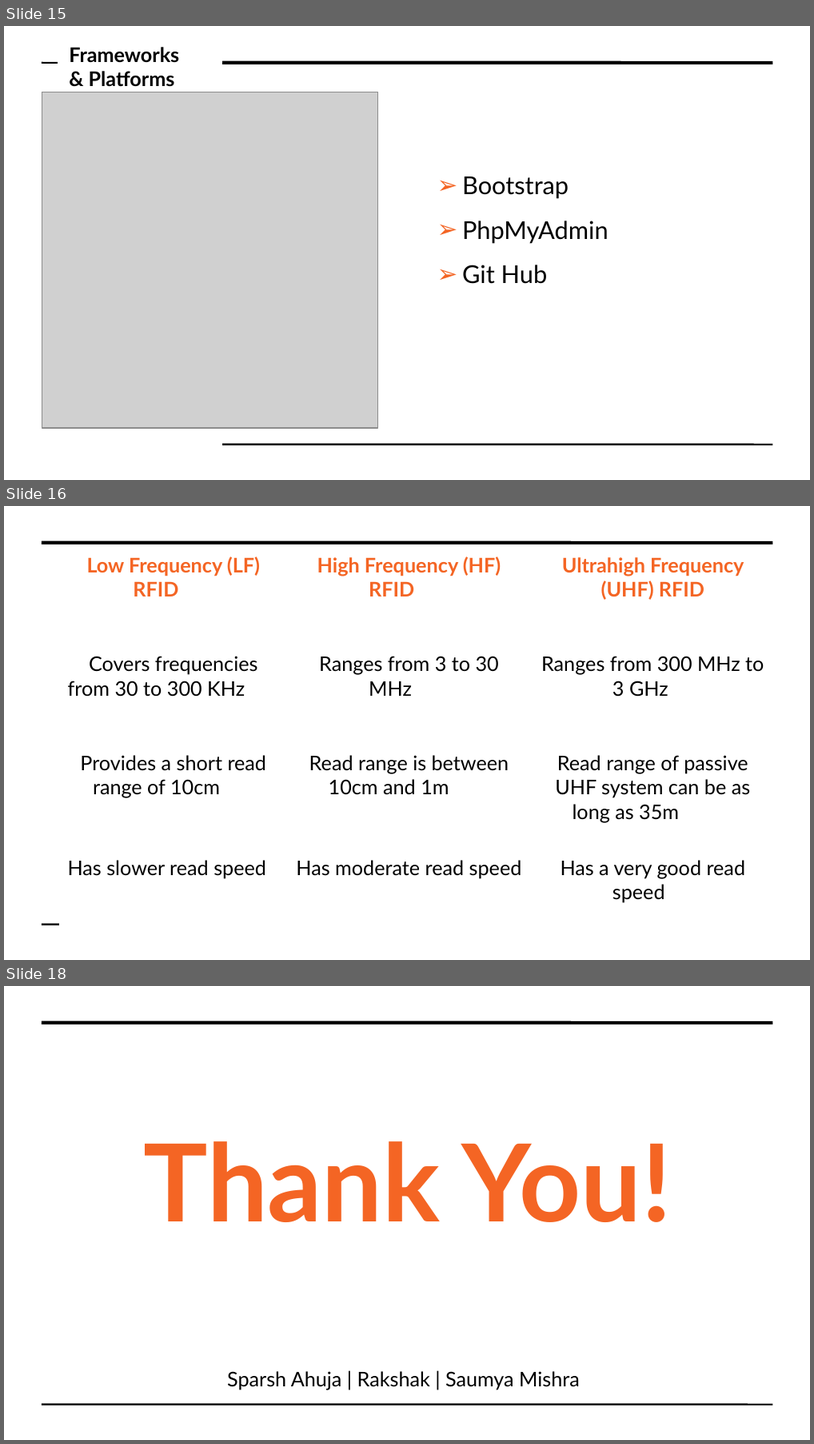
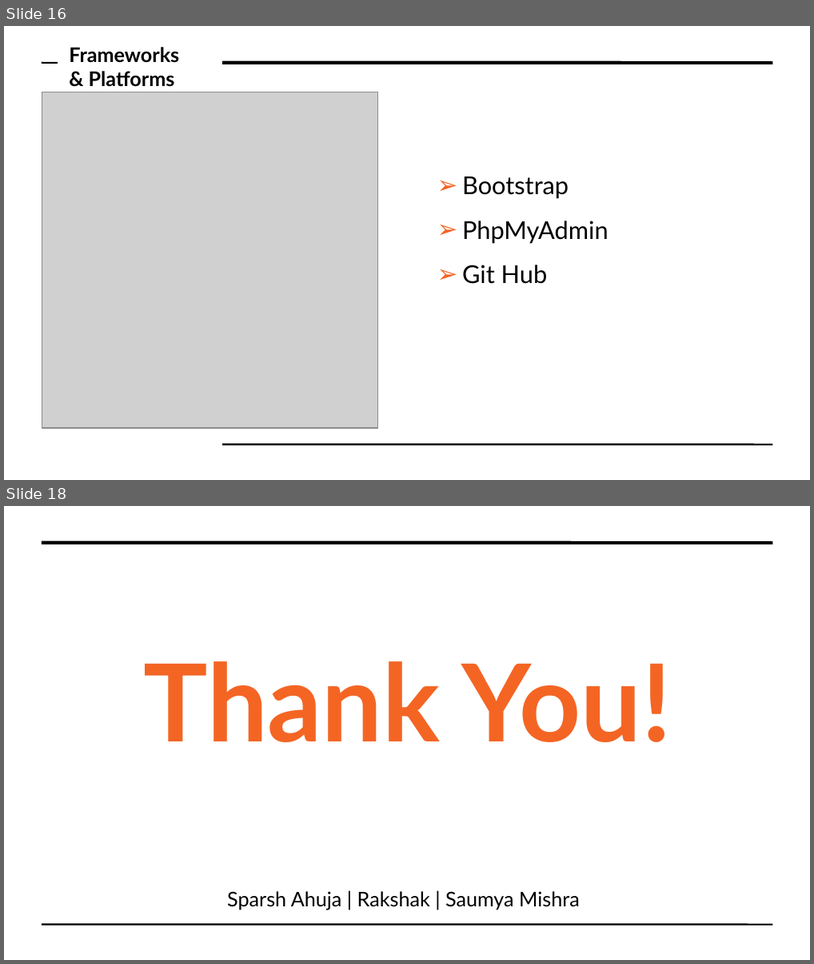
Before and after one commit to Saumya-Mishra9129/hackathon2019, a slide deck: Hackfest.odp. Shown one above the other, each under a label of ours: slides 15, 16 and 18 before the commit, slides 16 and 18 after it; the slides between them are not shown. The pictures are 814x1444 and 814x964 pixels, drawn with LibreOffice and Linux fonts; fonts in the diff are those of the drawing; grey boxes stand for pictures. Boxes give left, top, right and bottom in pixels: in the first picture for what was removed or moved away, otherwise in the second. Text is boxed around its words. In the diff, an @@ line names an element or a change of style, - is before the commit and + after.

```diff
--- a/Hackfest.odp
+++ b/Hackfest.odp
@@ slide 16 removed at box(4, 506, 810, 960), background #FFFFFF; not listed: 2 template elements that a slide beside it also shows @@
@@ table removed at box(60, 548, 774, 932), 4 rows, 3 columns @@
-Low Frequency (LF) RFID | High Frequency (HF) RFID | Ultrahigh Frequency (UHF) RFID
-Covers frequencies from 30 to 300 KHz | Ranges from 3 to 30 MHz | Ranges from 300 MHz to 3 GHz
-Provides a short read range of 10cm | Read range is between 10cm and 1m | Read range of passive UHF system can be as long as 35m
-Has slower read speed | Has moderate read speed | Has a very good read speed
@@ what was slide 15 is now slide 16 @@
```
Also in this commit, not shown: 6 slides changed, 3 slides added, 2 other slides removed, 4 other files.
